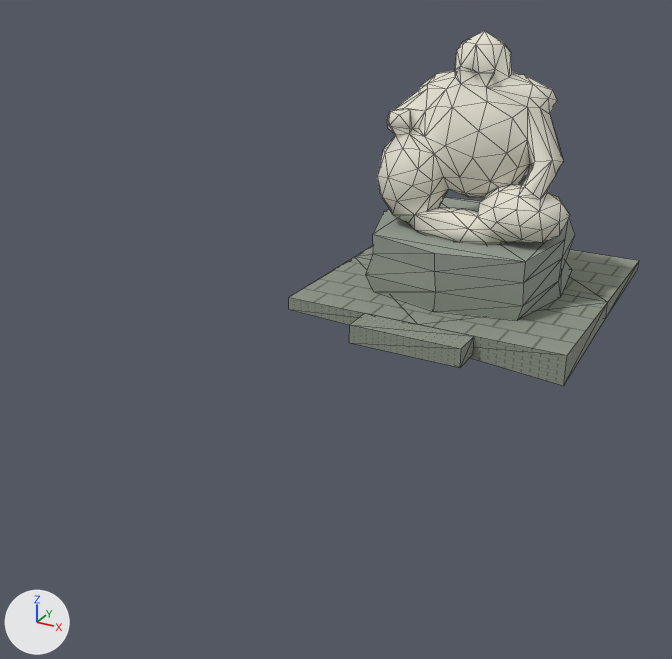
One commit to the glTF model models/nui-cam-maitreya-lod.glb: the scene before it, then after it.
Camera for both pictures: a 50 mm lens placed at (42.8, -95.0, 48.9), pointed at (-3.7, -10.4, 6.6). The axes (+X, +Y, +Z) are drawn at lower left. The lights are the same throughout. The picture after the commit comes second. Mesh edges are drawn as thin lines. Vertices at exactly the same position are counted once.

The first picture shows 'nui-cam-maitreya-far-connected-body', 'nui-cam-maitreya-far-rock-face-robe'.
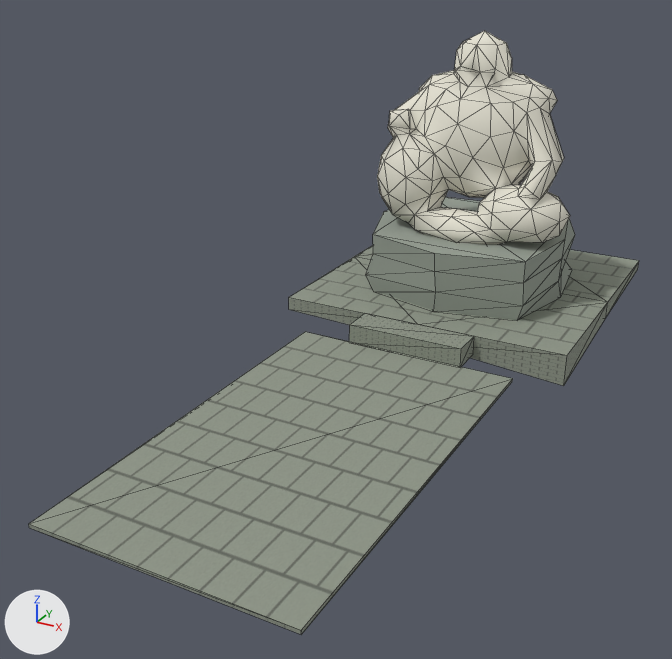
Location of each change, (x1, y1, x2, y2) in pixels of the pictures (672 x 659 px; the box of a moved part takes in the faces that stretch with it):
'nui-cam-maitreya-far-rock-face-robe', reshaped (74% wider, 131% taller): before (289, 197, 639, 386); after (29, 197, 639, 635)
part 1 of me_nui_cam_maitreya_far_connected_body, moved or reshaped: before (377, 31, 563, 243); after (377, 31, 564, 243)
part 2 of me_nui_cam_maitreya_far_rock_face_robe, added: after (29, 332, 513, 635)

The change, as a diff of the scene's bpy script:
```diff
--- a/models/nui-cam-maitreya-lod.glb.py
+++ b/models/nui-cam-maitreya-lod.glb.py
@@ me_nui_cam_maitreya_far_connected_body @@
 # used by ob_nui_cam_maitreya_far_connected_body; location = (0.0, 0.0, 0.0)
-me_nui_cam_maitreya_far_connected_body.from_pydata(...)  # 213 vertices, 430 faces; spans x -12.7..13.7, y 13.7..28.0, z 9.5..36.2
+me_nui_cam_maitreya_far_connected_body.from_pydata(...)  # 213 vertices, 430 faces; spans x -12.5..13.7, y 13.7..28.0, z 9.5..36.2
+# me_nui_cam_maitreya_far_connected_body part 1
+# 71 vertices are removed from x -12.7..11.5, y 13.9..26.6, z 9.5..34.9
+# 263 faces are deleted
+# 14 vertices move from x -12.4..12.2, y 13.9..28.0, z 10.3..34.8 to x -12.5..12.1, y 13.9..28.0, z 9.8..34.7
+# 71 vertices are added at x -12.5..11.9, y 13.9..26.5, z 9.5..34.9
+# 263 new faces join them
 me_nui_cam_maitreya_far_connected_body.materials.append(mat_nui_cam_maitreya_original_atlas)
@@ me_nui_cam_maitreya_far_rock_face_robe @@
 # used by ob_nui_cam_maitreya_far_rock_face_robe; location = (0.0, 0.0, 0.0)
-me_nui_cam_maitreya_far_rock_face_robe.from_pydata(...)  # 56 vertices, 100 faces; spans x -19.0..19.0, y 0.0..42.0, z -1.5..10.6
+me_nui_cam_maitreya_far_rock_face_robe.from_pydata(...)  # 64 vertices, 112 faces; spans x -19.0..19.0, y -48.0..42.0, z -1.5..10.6
+# me_nui_cam_maitreya_far_rock_face_robe part 2: a new loose piece, a box spanning x -14.0..14.0, y -48.0..0.0, z -0.28..0.12, in mat_nui_cam_maitreya_original_atlas
 me_nui_cam_maitreya_far_rock_face_robe.materials.append(mat_nui_cam_maitreya_original_atlas)
```
